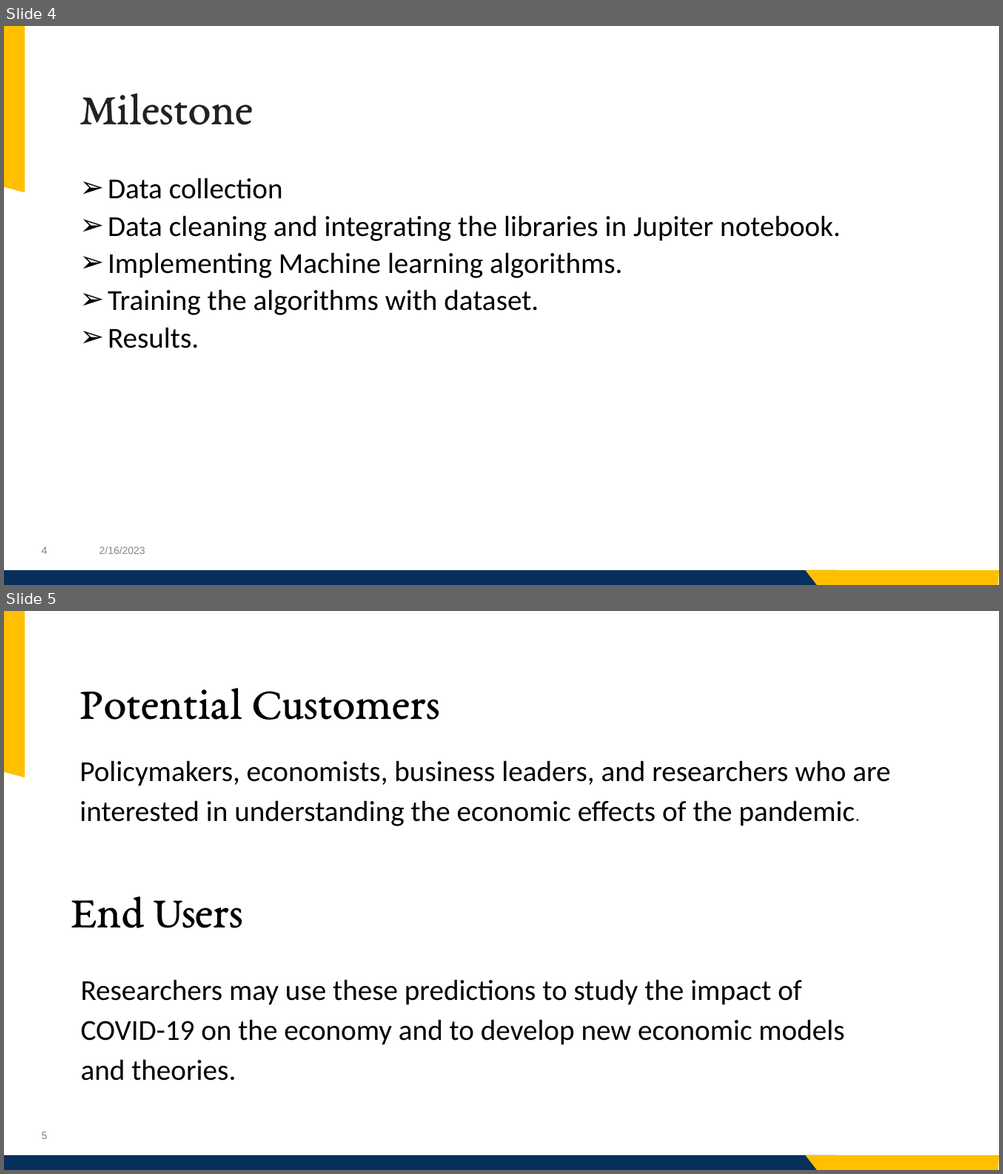
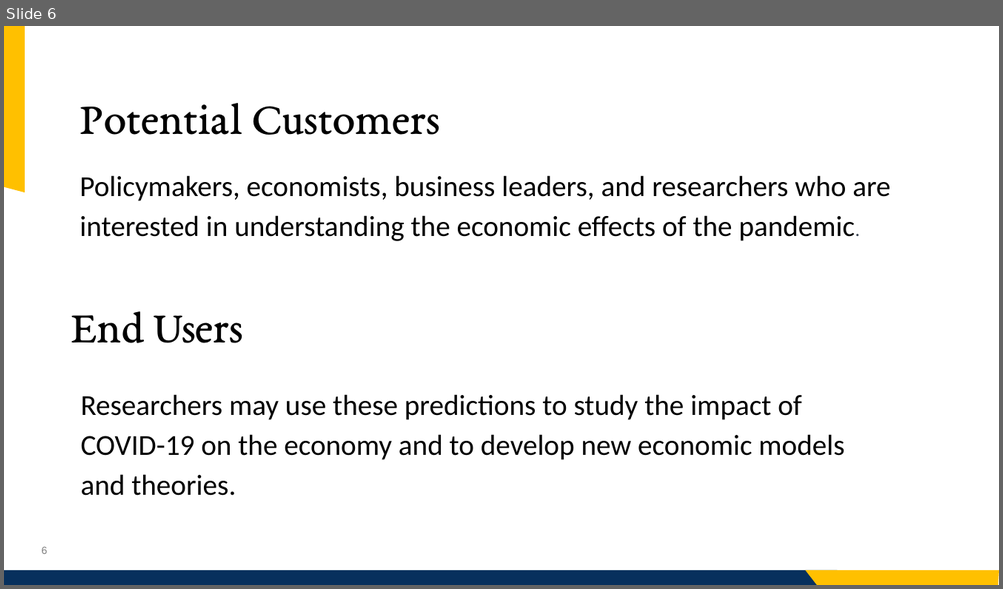
Before and after one commit to jashwanth08/SpringCapstone2023, a slide deck: presentataions/Presentation.pptx. Shown one above the other, each under a label of ours: slides 4 and 5 before the commit, slide 6 after it. The pictures are 1003x1174 and 1003x589 pixels, drawn with LibreOffice and Linux fonts; fonts in the diff are those of the drawing; background and template pictures are left out. Boxes give left, top, right and bottom in pixels: in the first picture for what was removed or moved away, otherwise in the second. Text is boxed around its words. In the diff, an @@ line names an element or a change of style, - is before the commit and + after.

```diff
--- a/presentataions/Presentation.pptx
+++ b/presentataions/Presentation.pptx
@@ slide 4 removed at (x1=4, y1=26, x2=999, y2=585), background picture (left out); not listed: 4 template elements that a slide beside it also shows @@
@@ title removed at (x1=79, y1=93, x2=253, y2=125) @@
-Milestone
@@ text removed at (x1=108, y1=178, x2=840, y2=349) @@
-➢ Data collection
-➢ Data cleaning and integrating the libraries in Jupiter notebook.
-➢ Implementing Machine learning algorithms.
-➢ Training the algorithms with dataset.
-➢ Results.
@@ text removed at (x1=99, y1=547, x2=145, y2=554) @@
-2/16/2023
@@ what was slide 5 is now slide 6 @@
@@ page number at (x1=42, y1=547, x2=48, y2=554): text changed @@
-5
+6
```
Also in this commit, not shown: 3 slides changed, 23 slides added, 5 other slides removed.
